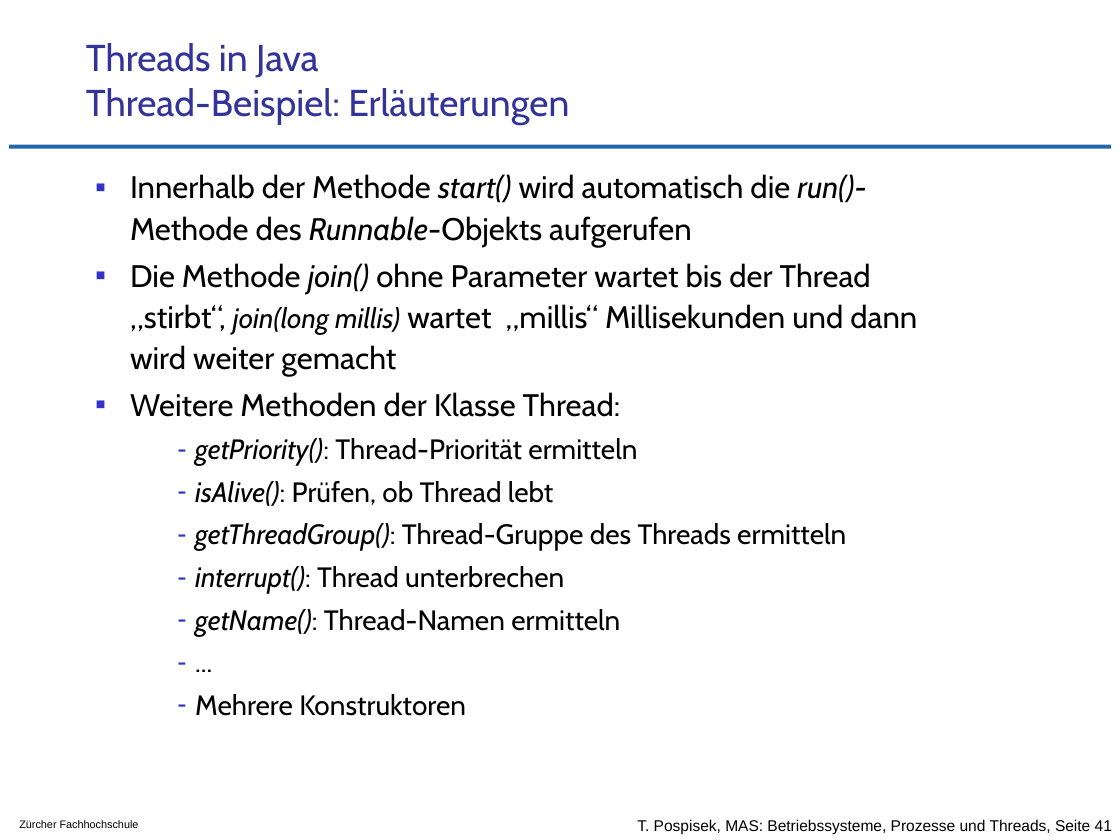
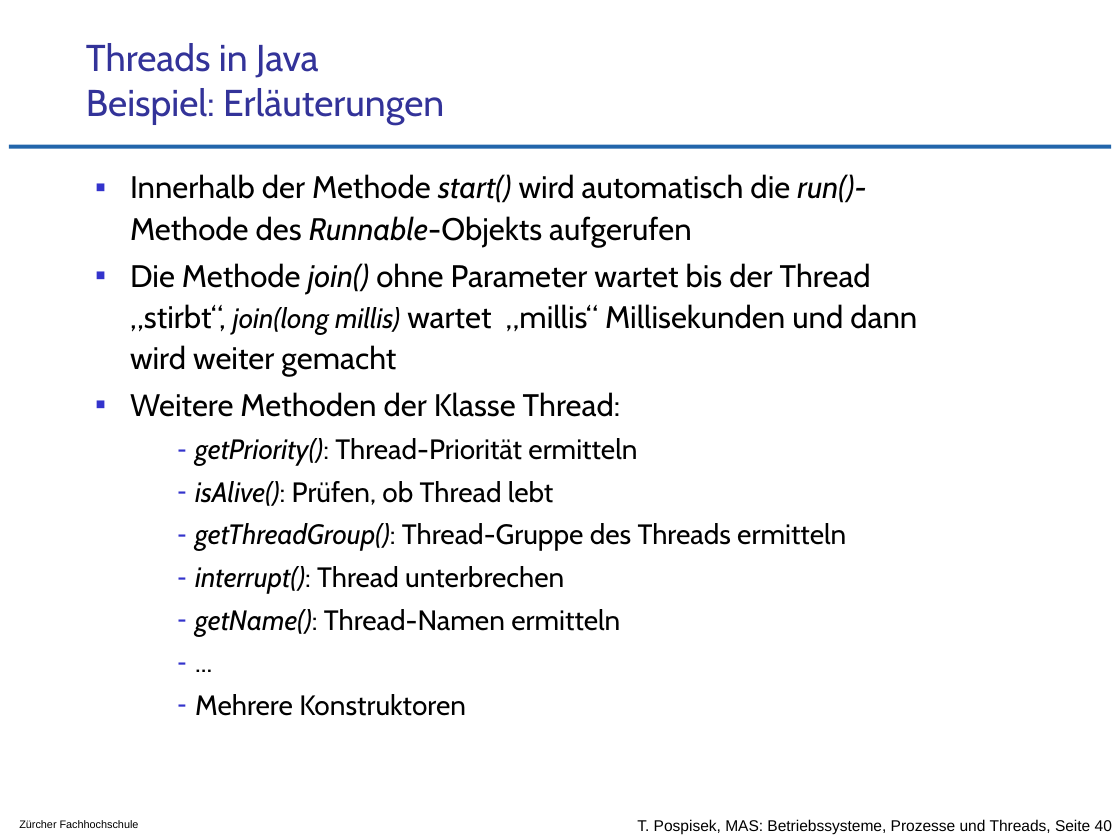
Before and after one commit to tpo/betriebssysteme, a slide deck: slide 40 of 05-2_Prozesse_und_Threads.odp (slide 41 before the commit). Drawn at 1120x840 pixels with LibreOffice and Linux fonts; fonts in the diff are those of the drawing; background and template pictures are left out. Boxes give left, top, right and bottom in pixels: in the first picture for what was removed or moved away, otherwise in the second. Text is boxed around its words. In the diff, an @@ line names an element or a change of style, - is before the commit and + after.

```diff
--- a/05-2_Prozesse_und_Threads.odp
+++ b/05-2_Prozesse_und_Threads.odp
@@ title at (x1=86, y1=43, x2=444, y2=125): text changed @@
-Threads in Java
-Thread-Beispiel: Erläuterungen
+Threads in Java
+Beispiel: Erläuterungen
@@ text at (x1=637, y1=819, x2=1112, y2=834): text changed @@
-T. Pospisek, MAS: Betriebssysteme, Prozesse und Threads, Seite 41
+T. Pospisek, MAS: Betriebssysteme, Prozesse und Threads, Seite 40
```
Also in this commit, not shown: 7 other slides changed, 1 slide removed, 1 other file.
